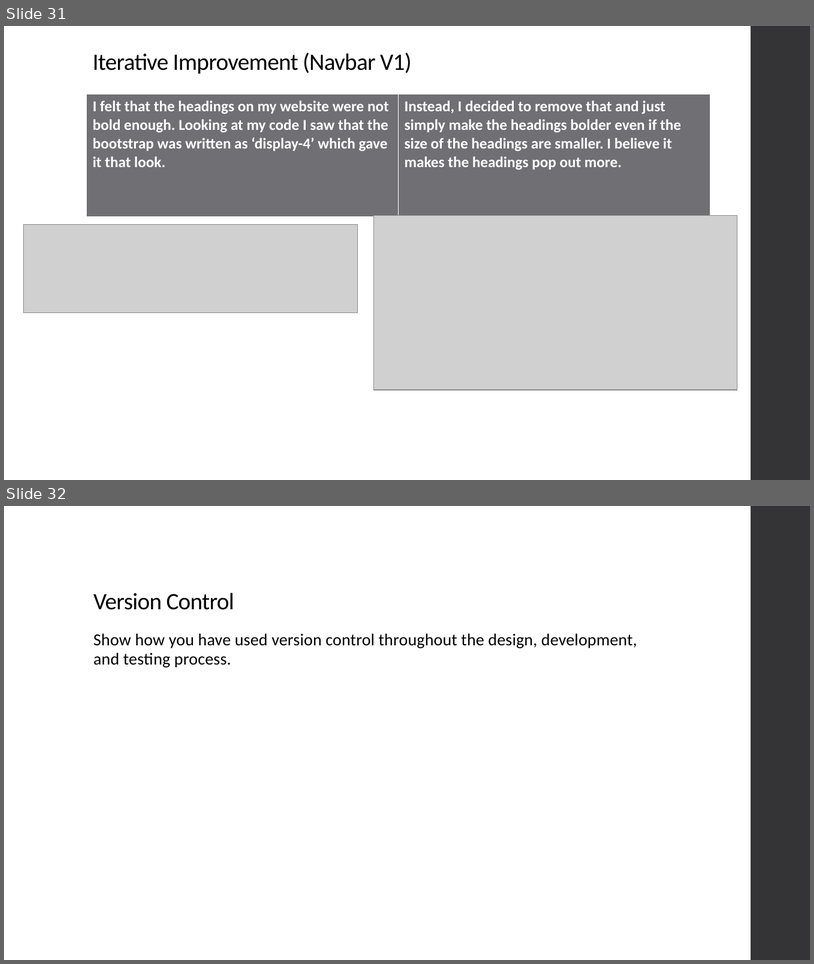
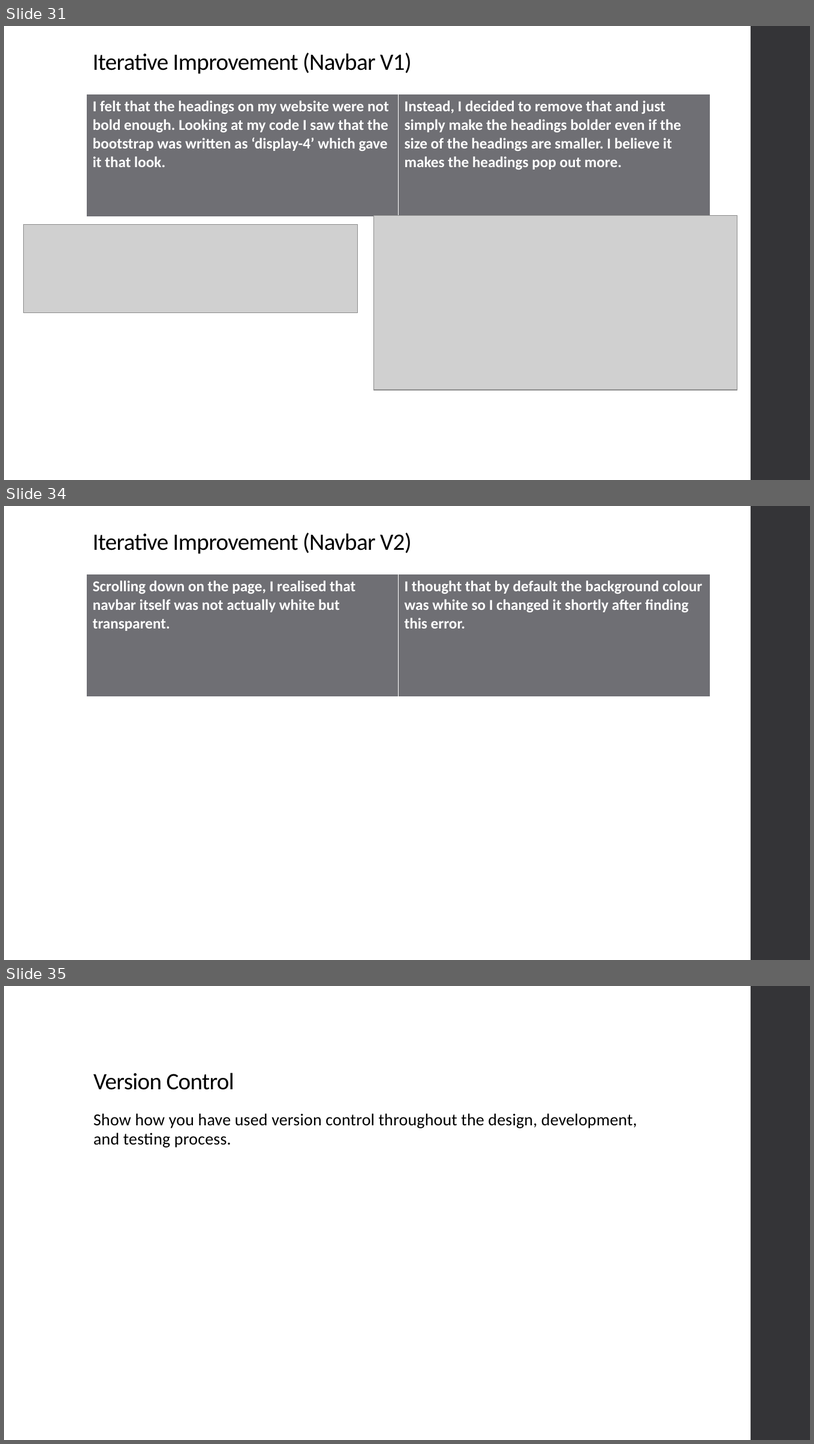
Before and after one commit to niuqaoJ-life/jollibee-fanpage, a slide deck: AS91903_91906_Evidence_Joaquin_Badenas.pptx. Shown one above the other, each under a label of ours: slides 31 and 32 before the commit, slides 31, 34 and 35 after it; the slides between them are not shown. The pictures are 814x964 and 814x1444 pixels, drawn with LibreOffice and Linux fonts; fonts in the diff are those of the drawing; grey boxes stand for pictures. Boxes give left, top, right and bottom in pixels: in the first picture for what was removed or moved away, otherwise in the second. Text is boxed around its words. In the diff, an @@ line names an element or a change of style, - is before the commit and + after.

Commit message:
Made Navbar stick to top of page

```diff
--- a/AS91903_91906_Evidence_Joaquin_Badenas.pptx
+++ b/AS91903_91906_Evidence_Joaquin_Badenas.pptx
@@ slide 34 added at (4, 506, 810, 960), background #FFFFFF; not listed: 1 template element that a slide beside it also shows @@
@@ title added at (93, 532, 412, 554), 28 pt, text #000000 @@
+Iterative Improvement (Navbar V2)
@@ table added at (87, 574, 711, 698), 1 rows, 2 columns @@
+Scrolling down on the page, I realised that navbar itself was not actually white but transparent. | I thought that by default the background colour was white so I changed it shortly after finding this error.
@@ what was slide 32 is now slide 35 @@
```
Also in this commit, not shown: 2 other slides added, 1 other file.
